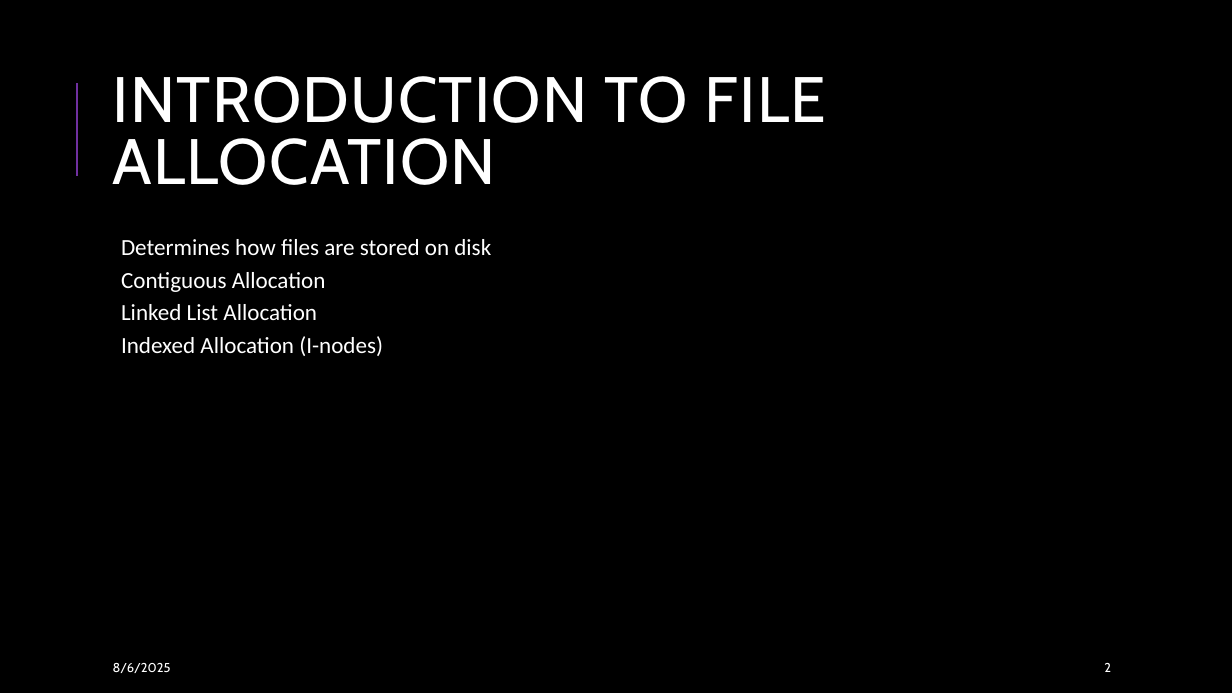
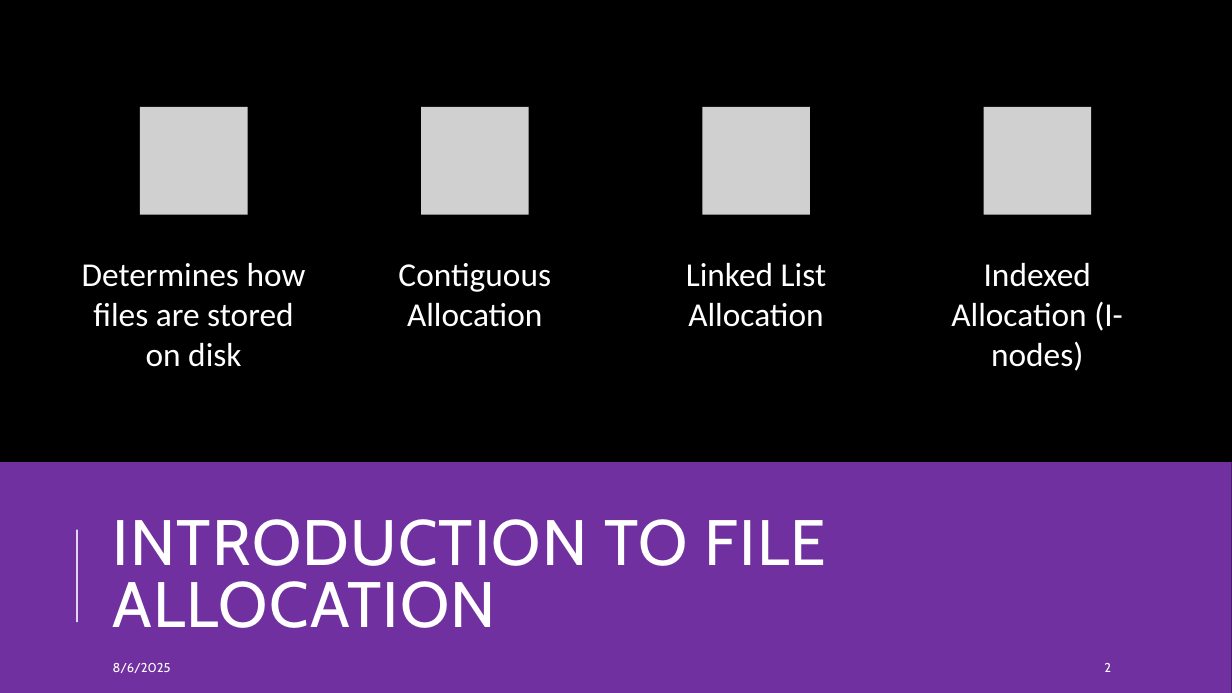
Before and after one commit to AyuTUL/IV, a slide deck: slide 2 of OS/Linked-List Allocation Using a Table in Memory.pptx. Drawn at 1232x693 pixels with LibreOffice and Linux fonts; fonts in the diff are those of the drawing; grey boxes stand for pictures. Boxes give left, top, right and bottom in pixels: in the first picture for what was removed or moved away, otherwise in the second. Text is boxed around its words. In the diff, an @@ line names an element or a change of style, - is before the commit and + after.

```diff
--- a/OS/Linked-List Allocation Using a Table in Memory.pptx
+++ b/OS/Linked-List Allocation Using a Table in Memory.pptx
@@ line removed from (77, 176) to (77, 83) @@
@@ text removed at box(121, 239, 491, 356) @@
-  Determines how files are stored on disk
-  Contiguous Allocation
-  Linked List Allocation
-  Indexed Allocation (I-nodes)
@@ group added at box(82, 107, 1123, 371): 4 pictures, 4 texts @@
+Determines how files are stored on disk
+Contiguous Allocation
+Linked List Allocation
+Indexed Allocation (I-nodes)
@@ rectangle added at box(0, 462, 1232, 693), fill #7030A0 @@
@@ title "INTRODUCTION TO FILE ALLOCATION": place and size @@
-title "INTRODUCTION TO FILE ALLOCATION" at box(113, 76, 826, 185)
+title "INTRODUCTION TO FILE ALLOCATION" at box(113, 519, 826, 628)
@@ line added from (77, 622) to (77, 530), #FFFFFF 1.5 pt @@
@@ text "8/6/2025" at box(113, 663, 171, 673): more space between paragraphs @@
@@ page number at box(1104, 663, 1111, 672): more space between paragraphs @@
```
Also in this commit, not shown: 10 other slides changed, 1 slide removed.
